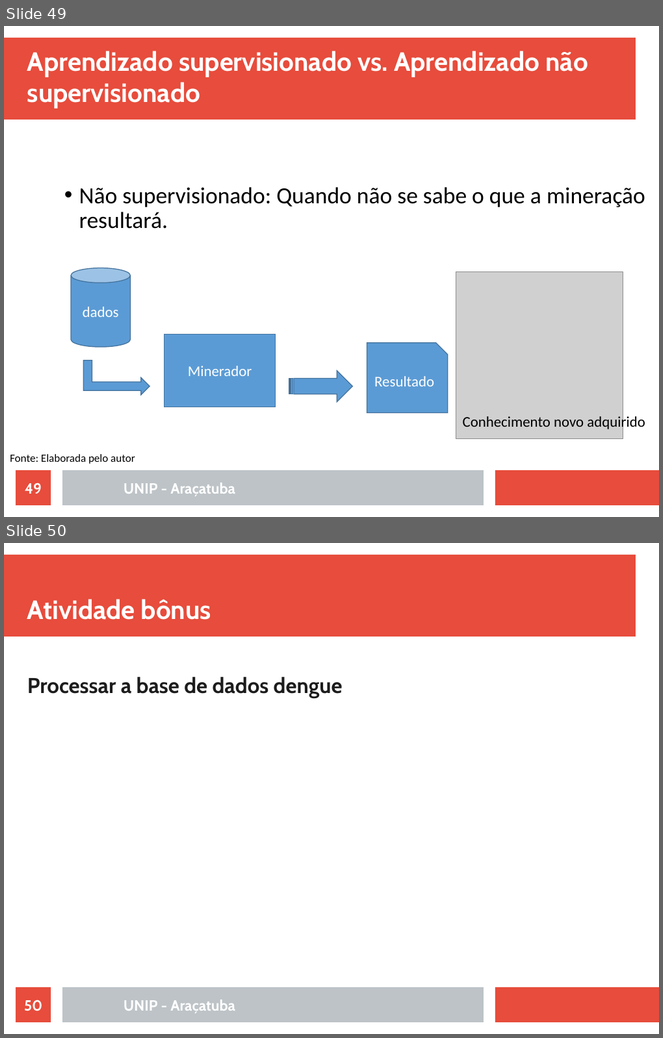
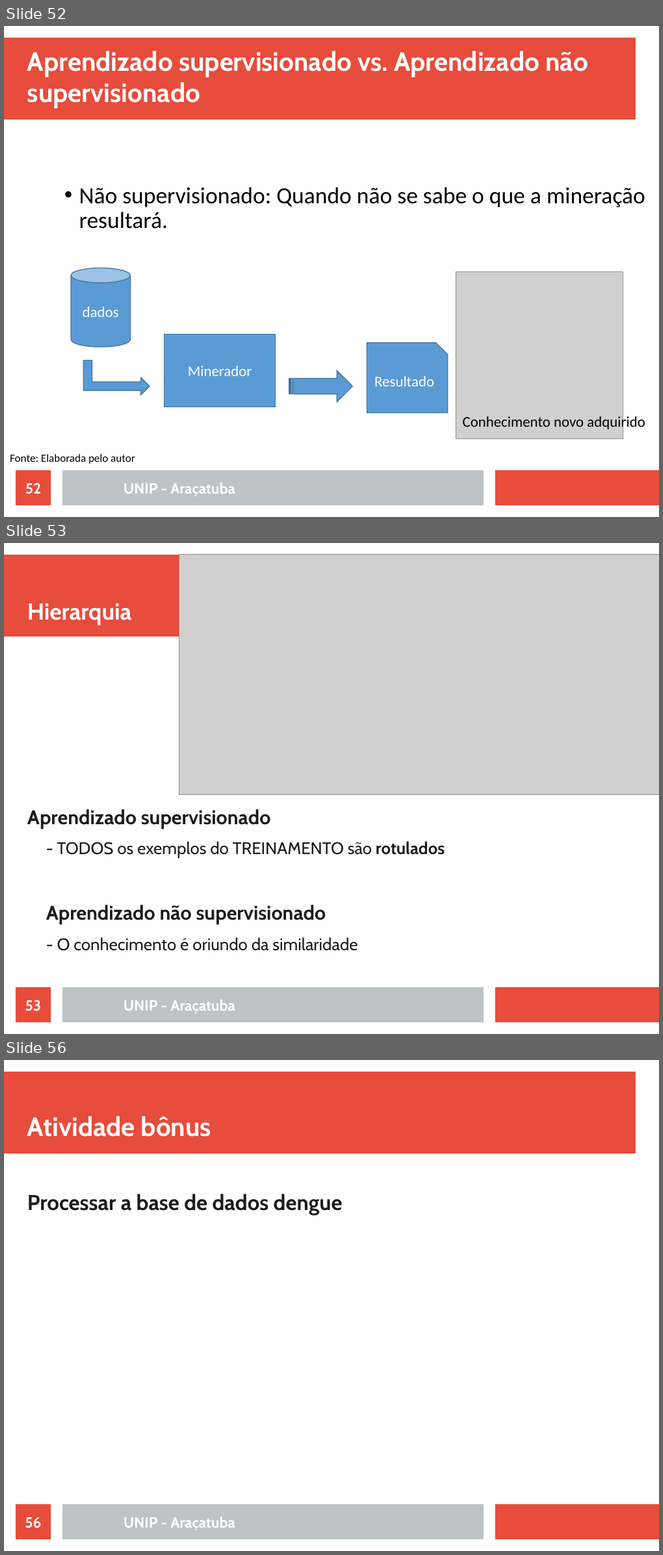
Before and after one commit to rafaelstojoao/pos-unip, a slide deck: [2020][modulo][Machine_Learning]/[aula]02[Agrupamento].odp. Shown one above the other, each under a label of ours: slides 49 and 50 before the commit, slides 52, 53 and 56 after it; the slides between them are not shown. The pictures are 663x1038 and 663x1555 pixels, drawn with LibreOffice and Linux fonts; fonts in the diff are those of the drawing; grey boxes stand for pictures. Boxes give left, top, right and bottom in pixels: in the first picture for what was removed or moved away, otherwise in the second. Text is boxed around its words. In the diff, an @@ line names an element or a change of style, - is before the commit and + after.

```diff
--- a/[2020][modulo][Machine_Learning]/[aula]02[Agrupamento].odp
+++ b/[2020][modulo][Machine_Learning]/[aula]02[Agrupamento].odp
@@ slide 53 added at [4,543,659,1034], background #FFFFFF; not listed: 3 template elements that a slide beside it also shows @@
@@ picture added at [180,554,659,795] @@
@@ title added at [27,603,131,626], 28 pt, text #FFFFFF, bold @@
+Hierarquia
@@ text added at [27,809,445,951], 20.4 pt, text #1C1C1C @@
+Aprendizado supervisionado
+  - TODOS os exemplos do TREINAMENTO são rotulados
+Aprendizado não supervisionado
+  - O conhecimento é oriundo da similaridade
@@ page number added at [16,988,51,1023], fill #E74C3C, 18 pt, text #FFFFFF, bold @@
+53
@@ text added at [124,1000,235,1014], 18 pt, text #FFFFFF, bold @@
+UNIP - Araçatuba
@@ what was slide 49 is now slide 52 @@
@@ page number at [25,483,41,495]: text changed @@
-49
+52
@@ what was slide 50 is now slide 56 @@
@@ page number at [25,1518,41,1529]: text changed @@
-50
+56
```
Also in this commit, not shown: 6 slides changed, 5 other slides added, 1 other file.
